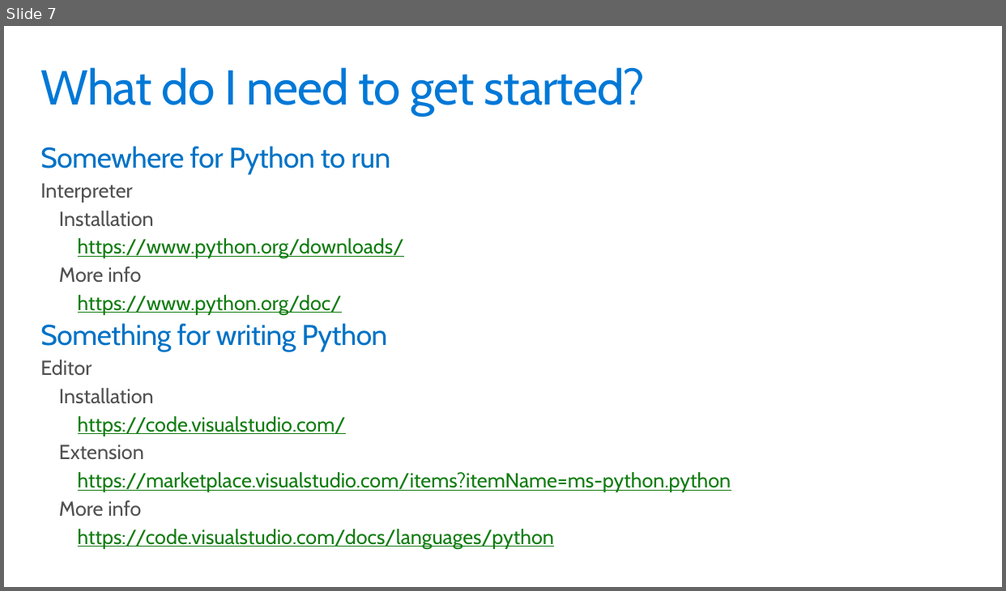
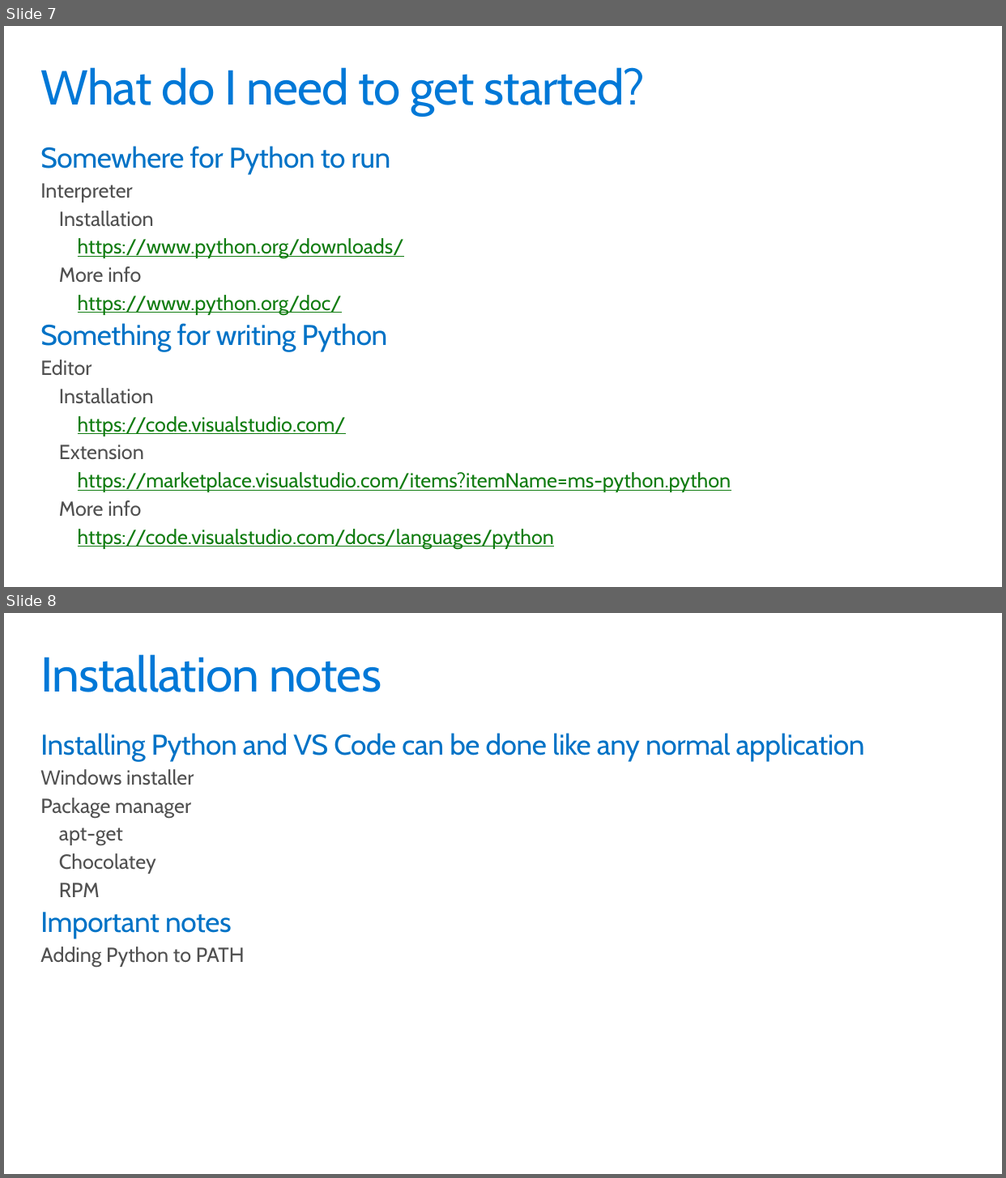
Before and after one commit to GeekTrainer/python-getting-started, a slide deck: Slides/1 - Getting started.pptx. Shown one above the other, each under a label of ours: slide 7 before the commit, slides 7 and 8 after it. The pictures are 1006x591 and 1006x1178 pixels, drawn with LibreOffice and Linux fonts; fonts in the diff are those of the drawing. Boxes give left, top, right and bottom in pixels: in the first picture for what was removed or moved away, otherwise in the second. Text is boxed around its words. In the diff, an @@ line names an element or a change of style, - is before the commit and + after.

```diff
--- a/Slides/1 - Getting started.pptx
+++ b/Slides/1 - Getting started.pptx
@@ slide 8 added at (4,613,1002,1174), background #FFFFFF @@
@@ title added at (40,654,381,692), 48 pt, text #0078D7 @@
+Installation notes
@@ text added at (40,733,865,967), 28 pt, text #0072C6 @@
+Installing Python and VS Code can be done like any normal application
+  Windows installer
+  Package manager
+    apt-get
+    Chocolatey
+    RPM
+Important notes
+  Adding Python to PATH
```
Also in this commit, not shown: 1 slide changed, 7 other files.
